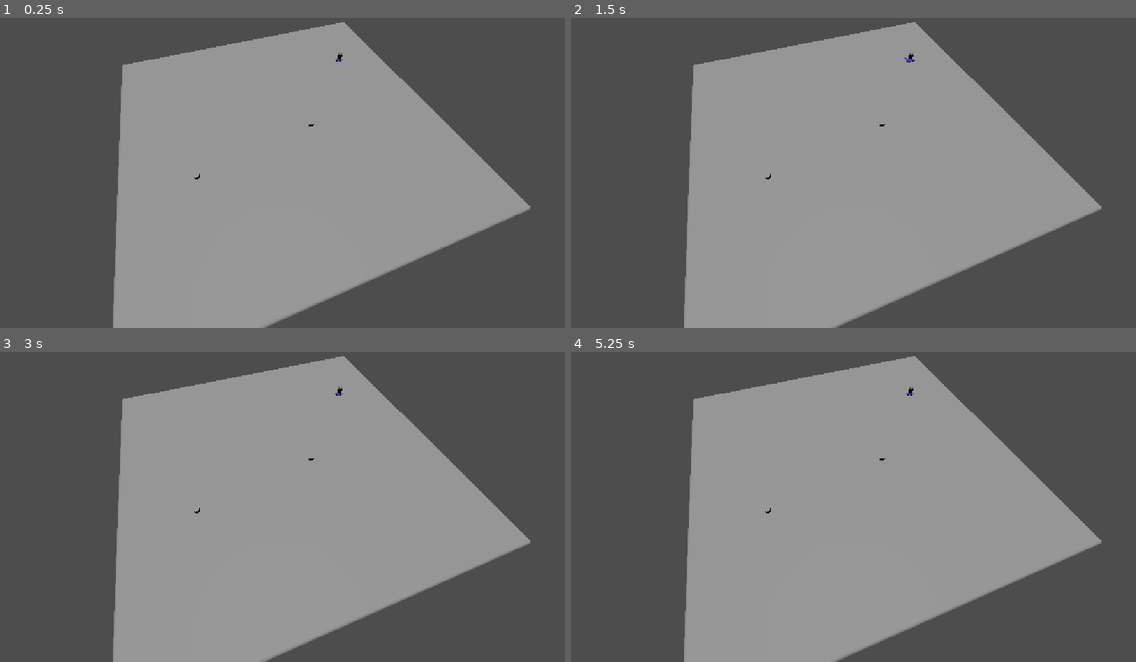
Above: before the commit, frames 1-4 (two rows, left to right).
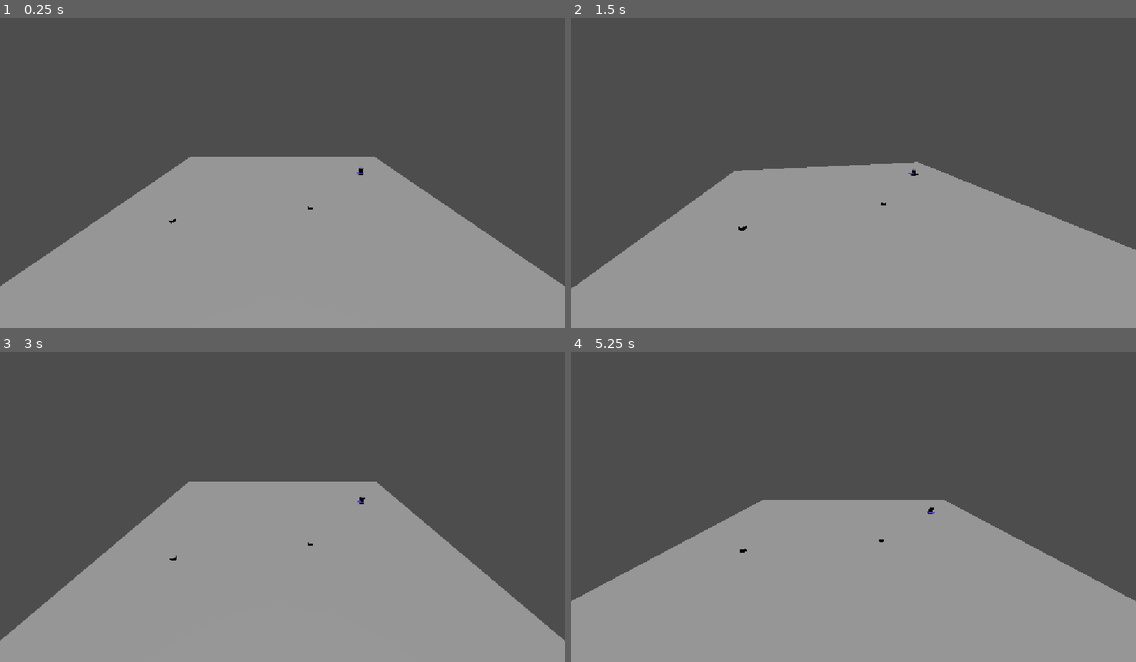
Above: after the commit, the same moments.

Repository: LordBowser0/goegame26
Game: Godot game, scene res://scenes/game.tscn
Same seed, same stepped clock (60 frames per second), same inputs: the game is played once before the commit and once after it.
Inputs (mouse positions are in pixels of both pictures, inside the frame that each line leads up to):
- Up to frame 1 (0.25 s): no input
- Up to frame 2 (1.5 s): tap Enter at 0.5 s; move the mouse to (977, 154) at 0.52 s; tap Down (camera_down, bound only after the commit) at 0.6 s; click (977, 154) at 0.67 s; tap Left (camera_left, bound only after the commit) at 0.8, 1.35 s; tap Space at 1.25 s; move the mouse to (740, 185) at 1.27 s; click (740, 185) at 1.42 s
- Up to frame 3 (3 s): tap Right (camera_right, bound only after the commit) at 1.55, 2.1 s; tap Enter at 2 s; move the mouse to (339, 432) at 2.02 s; click (339, 432) at 2.17 s; tap Up (camera_up, bound only after the commit) at 2.3, 2.85 s; tap Space at 2.75 s; move the mouse to (254, 565) at 2.77 s; click (254, 565) at 2.92 s
- Up to frame 4 (5.25 s): tap Down (camera_down, bound only after the commit) at 3.05, 3.6 s; tap Enter at 3.5 s; move the mouse to (1023, 550) at 3.52 s; click (1023, 550) at 3.67 s; tap Left (camera_left, bound only after the commit) at 3.8, 4.35 s; tap Space at 4.25 s; move the mouse to (684, 457) at 4.27 s; click (684, 457) at 4.42 s; tap Right (camera_right, bound only after the commit) at 4.55, 5.1 s; move the mouse to (881, 503) at 5.02 s; click (881, 503) at 5.17 s

The runs differ from the first frame. In frame 1, 39% of the frame differs, in the area x 0-100%, y 1-100%; in frame 2, 41%; in frame 3, 36%; in frame 4, 41%.

Commit message:
Added rotating camera

Diff:
--- a/project.godot
+++ b/project.godot
@@ -20,6 +20,29 @@
 window/stretch/mode="canvas_items"
 window/stretch/aspect="expand"
 
+[input]
+
+camera_left={
+"deadzone": 0.2,
+"events": [Object(InputEventKey,"resource_local_to_scene":false,"resource_name":"","device":-1,"window_id":0,"alt_pressed":false,"shift_pressed":false,"ctrl_pressed":false,"meta_pressed":false,"pressed":false,"keycode":0,"physical_keycode":4194319,"key_label":0,"unicode":0,"location":0,"echo":false,"script":null)
+]
+}
+camera_right={
+"deadzone": 0.2,
+"events": [Object(InputEventKey,"resource_local_to_scene":false,"resource_name":"","device":-1,"window_id":0,"alt_pressed":false,"shift_pressed":false,"ctrl_pressed":false,"meta_pressed":false,"pressed":false,"keycode":0,"physical_keycode":4194321,"key_label":0,"unicode":0,"location":0,"echo":false,"script":null)
+]
+}
+camera_up={
+"deadzone": 0.2,
+"events": [Object(InputEventKey,"resource_local_to_scene":false,"resource_name":"","device":-1,"window_id":0,"alt_pressed":false,"shift_pressed":false,"ctrl_pressed":false,"meta_pressed":false,"pressed":false,"keycode":0,"physical_keycode":4194320,"key_label":0,"unicode":0,"location":0,"echo":false,"script":null)
+]
+}
+camera_down={
+"deadzone": 0.2,
+"events": [Object(InputEventKey,"resource_local_to_scene":false,"resource_name":"","device":-1,"window_id":0,"alt_pressed":false,"shift_pressed":false,"ctrl_pressed":false,"meta_pressed":false,"pressed":false,"keycode":0,"physical_keycode":4194322,"key_label":0,"unicode":0,"location":0,"echo":false,"script":null)
+]
+}
+
 [physics]
 
 3d/physics_engine="Jolt Physics"
--- a/scenes/game.tscn
+++ b/scenes/game.tscn
@@ -4,6 +4,7 @@
 [ext_resource type="PackedScene" uid="uid://g0dexoviipkg" path="res://scenes/board.tscn" id="1_uwrxv"]
 [ext_resource type="PackedScene" uid="uid://bstm5dl6c57sr" path="res://scenes/board_position.tscn" id="2_yqjtg"]
 [ext_resource type="PackedScene" uid="uid://byxrg43wjuit8" path="res://scenes/figure.tscn" id="4_lbhrr"]
+[ext_resource type="PackedScene" uid="uid://ceftvhuepnr5x" path="res://scenes/rotating_camera.tscn" id="5_iywne"]
 
 [node name="game" type="Node" unique_id=1177366543]
 script = ExtResource("1_lnu2h")
@@ -29,5 +30,4 @@
 
 [node name="player" parent="." unique_id=519840613 instance=ExtResource("4_lbhrr")]
 
-[node name="Camera3D" type="Camera3D" parent="." unique_id=2088368651]
-transform = Transform3D(0.9396927, 0.29619813, -0.17101005, 0, 0.49999997, 0.86602545, 0.34202015, -0.8137977, 0.46984628, -9.86484, 30.814976, 27.347763)
+[node name="rotating_camera" parent="." unique_id=222205219 instance=ExtResource("5_iywne")]
--- a/scenes/movement_arrows.tscn
+++ b/scenes/movement_arrows.tscn
@@ -1,6 +1,6 @@
 [gd_scene format=3 uid="uid://ds6bufqccambw"]
 
-[ext_resource type="Script" uid="uid://bq1ugarlbo4vn" path="res://scenes/movement_arrows.gd" id="1_tf4m0"]
+[ext_resource type="Script" uid="uid://bq1ugarlbo4vn" path="res://scripts/movement_arrows.gd" id="1_tf4m0"]
 
 [sub_resource type="StandardMaterial3D" id="StandardMaterial3D_21rw2"]
 albedo_color = Color(0.32206795, 0.16912875, 0.8531007, 1)
--- /dev/null
+++ b/scenes/rotating_camera.tscn
@@ -0,0 +1,13 @@
+[gd_scene format=3 uid="uid://ceftvhuepnr5x"]
+
+[ext_resource type="Script" uid="uid://bah61kwa8caqr" path="res://scripts/camera_yaw.gd" id="1_56mdi"]
+[ext_resource type="Script" uid="uid://pc83nlbwuvq5" path="res://scripts/camera_pitch.gd" id="2_jcmhj"]
+
+[node name="yaw" type="Node3D" unique_id=222205219]
+script = ExtResource("1_56mdi")
+
+[node name="pitch" type="Node3D" parent="." unique_id=1410016331]
+script = ExtResource("2_jcmhj")
+
+[node name="Camera3D" type="Camera3D" parent="pitch" unique_id=317664426]
+transform = Transform3D(1, 0, 0, 0, 1, 0, 0, 0, 1, 0, 6, 40)
--- a/scripts/board_position.gd
+++ b/scripts/board_position.gd
@@ -5,7 +5,7 @@
 # manually underneath the board and stored in a graph in the main game.
 ################################################################################
 
-@export var event: Script
+@export var event: Main.LocationEvents
 @export var neighbors: Array
 
 # Called when the node enters the scene tree for the first time.
--- /dev/null
+++ b/scripts/camera_pitch.gd
@@ -0,0 +1,19 @@
+extends Node3D
+
+@export var rotation_speed_pitch := 90.0 # degrees per second
+
+# Called when the node enters the scene tree for the first time.
+func _ready() -> void:
+	rotation.x = deg_to_rad(-20)
+	pass # Replace with function body.
+
+
+# Called every frame. 'delta' is the elapsed time since the previous frame.
+func _process(delta: float) -> void:
+	var dir := Input.get_axis("camera_up", "camera_down")
+	rotation.x += deg_to_rad(dir * rotation_speed_pitch * delta)
+
+	# Prevent flipping over
+	rotation.x = clamp(rotation.x,
+		deg_to_rad(-80),
+		deg_to_rad(0))
--- /dev/null
+++ b/scripts/camera_yaw.gd
@@ -0,0 +1,13 @@
+extends Node3D
+
+@export var rotation_speed_yaw := 90.0 # degrees per second
+
+# Called when the node enters the scene tree for the first time.
+func _ready() -> void:
+	pass # Replace with function body.
+
+func _process(delta):
+	var y_direction := Input.get_axis("camera_left", "camera_right")
+
+	if y_direction != 0:
+		rotate_y(deg_to_rad(y_direction * rotation_speed_yaw * delta))
--- a/scripts/game.gd
+++ b/scripts/game.gd
@@ -1,8 +1,15 @@
 extends Node
+class_name Main
 
 var current_position: Node3D = null
 var player: Node3D = null
 var arrows: Array = []
+
+enum LocationEvents {
+	NONE,
+	WINE,
+	TAVERN
+}
 
 # Called when the node enters the scene tree for the first time.
 func _ready() -> void:
@@ -31,7 +38,7 @@
 
 
 func walk_to(node: Node3D):
-	print("Walking")
+	print_debug("Now walking to: ", node)
 	player.position = node.position
 	current_position = node
 	make_arrows()
Not shown, added: scripts/camera_pitch.gd.uid
Not shown, added: scripts/camera_yaw.gd.uid
Renamed: scenes/movement_arrows.gd -> scripts/movement_arrows.gd
Renamed: scenes/movement_arrows.gd.uid -> scripts/movement_arrows.gd.uid
